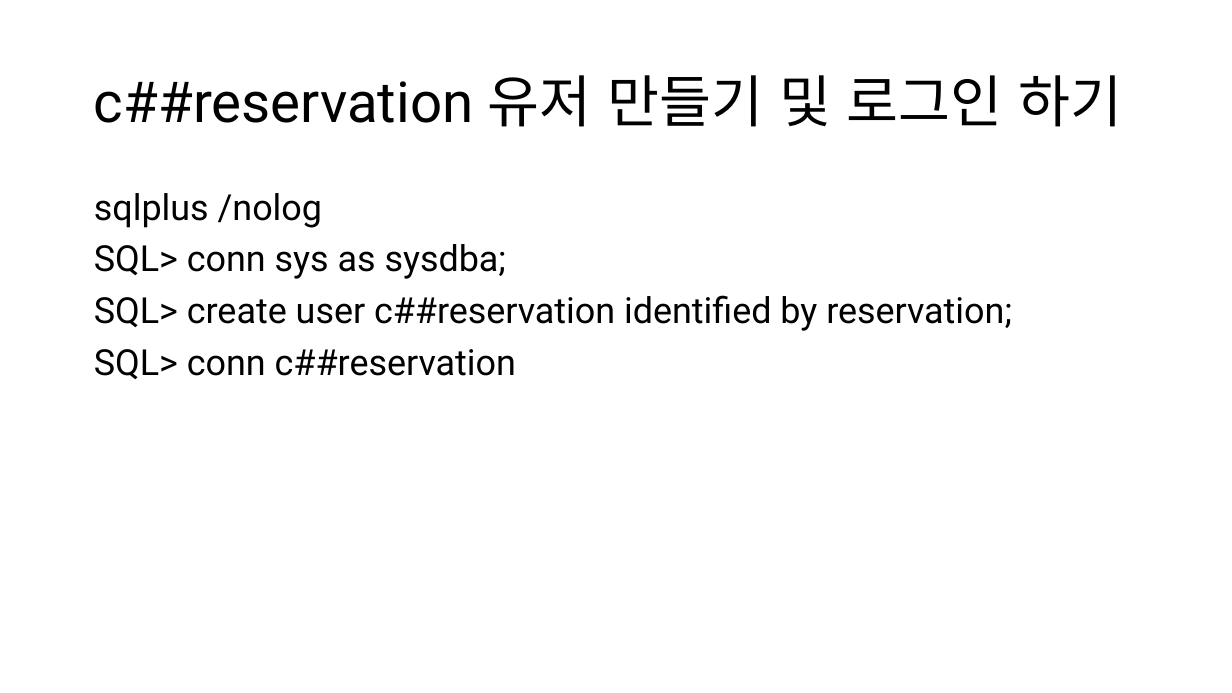
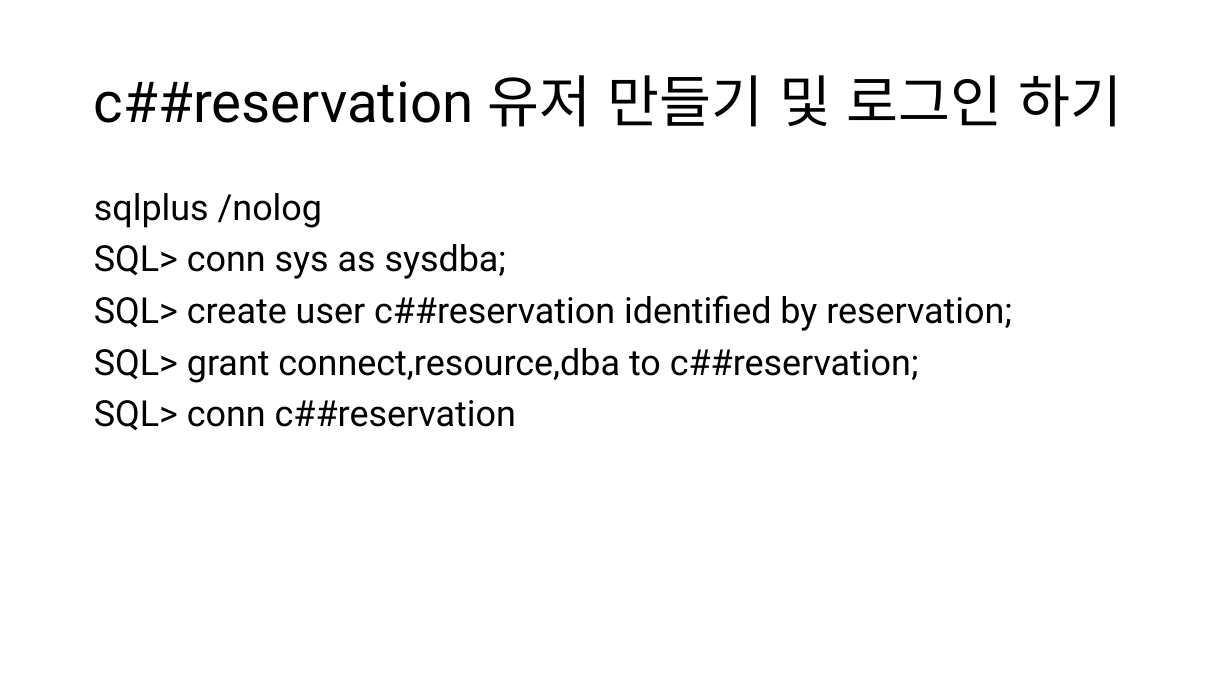
Before and after one commit to TaYaKi71751/gukbi, a slide deck: slide 2 of ppt/Oracle DB Project.pptx. Drawn at 1232x693 pixels with LibreOffice and Linux fonts; fonts in the diff are those of the drawing. Boxes give left, top, right and bottom in pixels: in the first picture for what was removed or moved away, otherwise in the second. Text is boxed around its words. In the diff, an @@ line names an element or a change of style, - is before the commit and + after.

```diff
--- a/ppt/Oracle DB Project.pptx
+++ b/ppt/Oracle DB Project.pptx
@@ text at (x1=94, y1=348, x2=919, y2=383): paragraph added @@
+SQL> grant connect,resource,dba to c##reservation;
```
Also in this commit, not shown: 3 other slides changed, 2 slides added, 1 slide removed, 18 other files.
